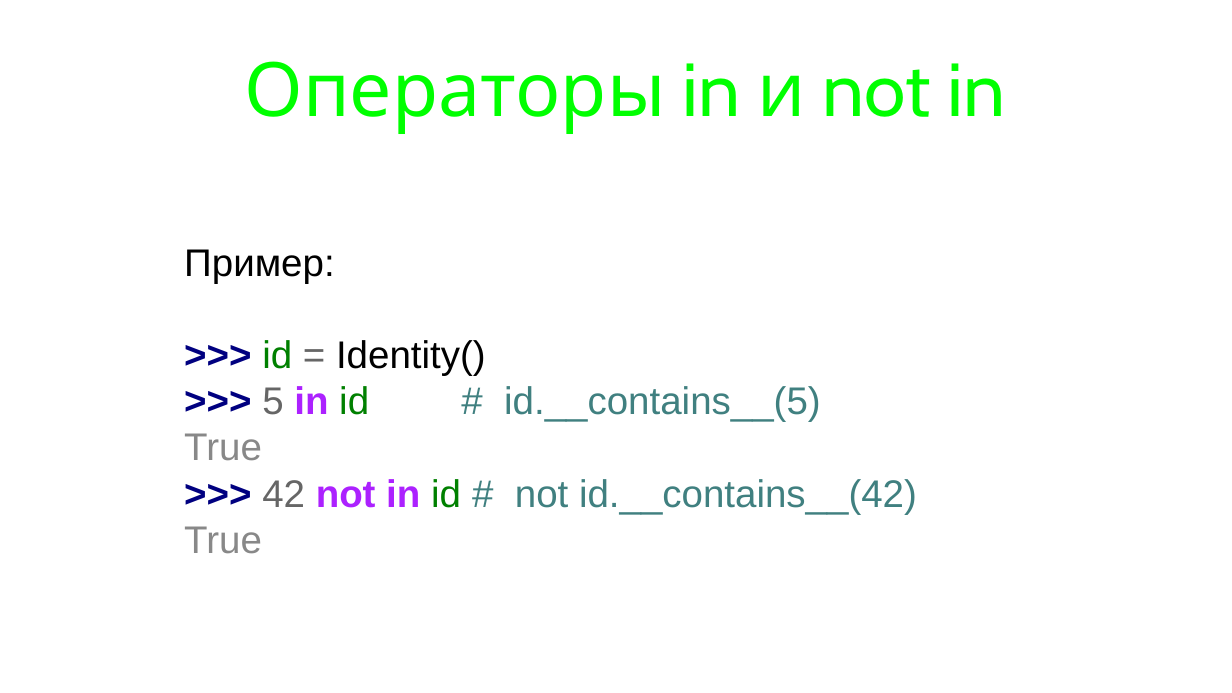
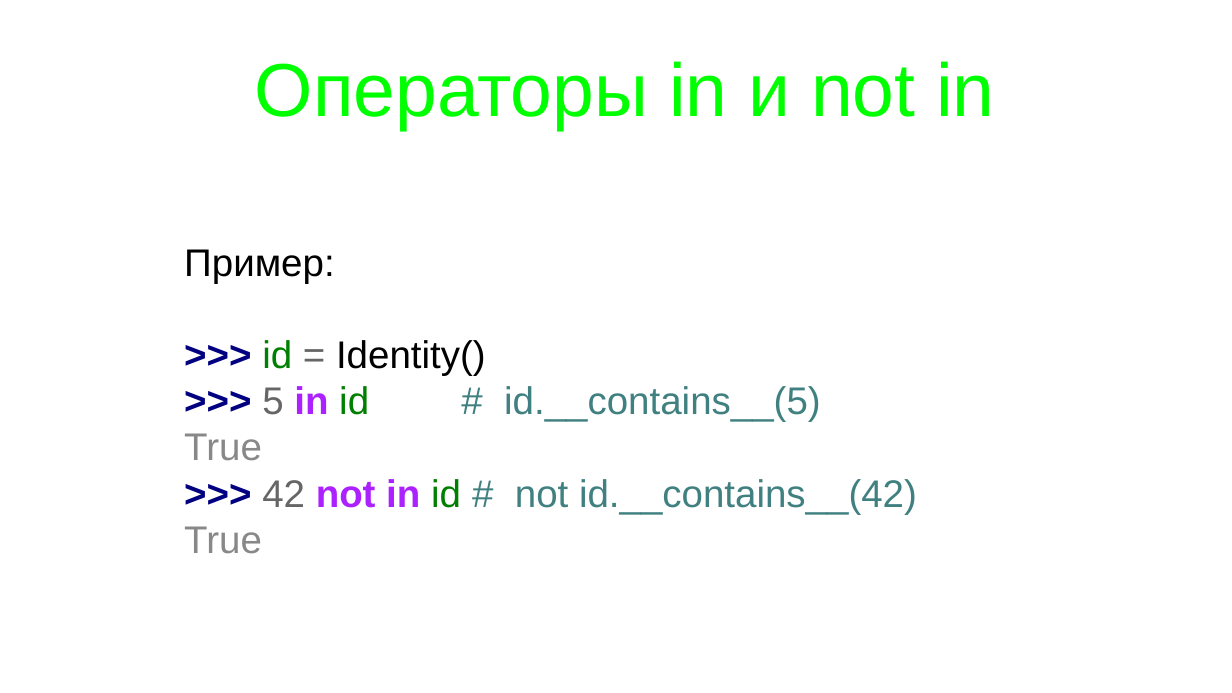
Before and after one commit to maxchv/LearnPython, a slide deck: slide 13 of week09/iteratorsgenerators.pptx (slide 9 before the commit). Drawn at 1232x693 pixels with LibreOffice and Linux fonts; fonts in the diff are those of the drawing. Boxes give left, top, right and bottom in pixels: in the first picture for what was removed or moved away, otherwise in the second. Text is boxed around its words. In the diff, an @@ line names an element or a change of style, - is before the commit and + after.

```diff
--- a/week09/iteratorsgenerators.pptx
+++ b/week09/iteratorsgenerators.pptx
@@ title "Операторы in и not in" at bbox=[255, 61, 994, 131]: font Cabin to Arial @@
```
Also in this commit, not shown: 4 other slides changed, 6 other files.
